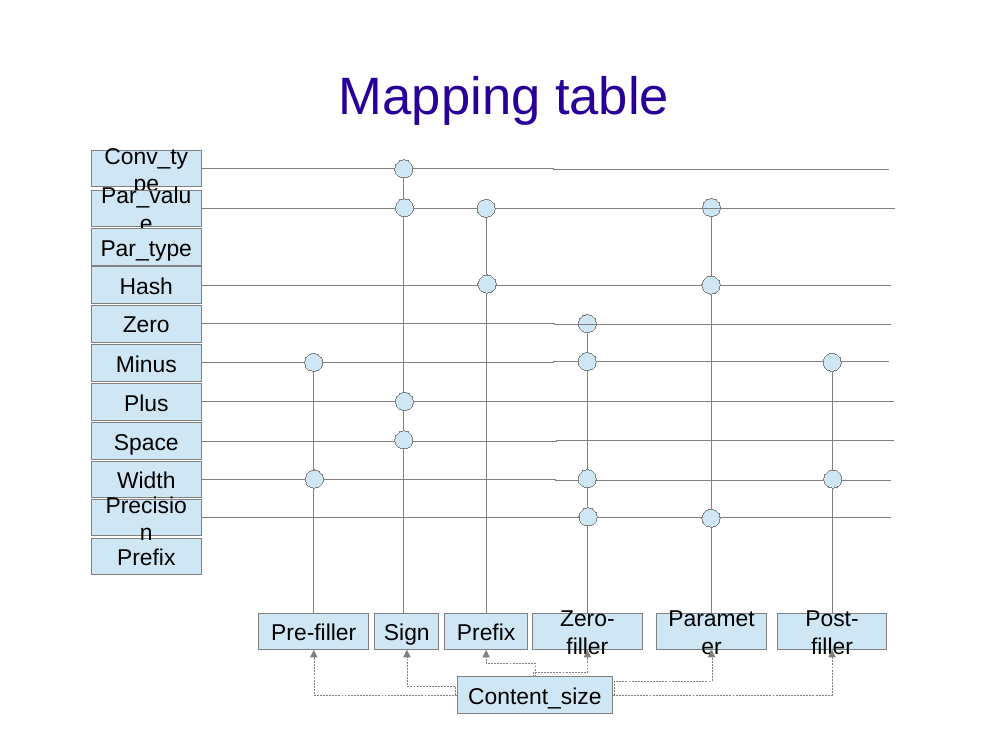
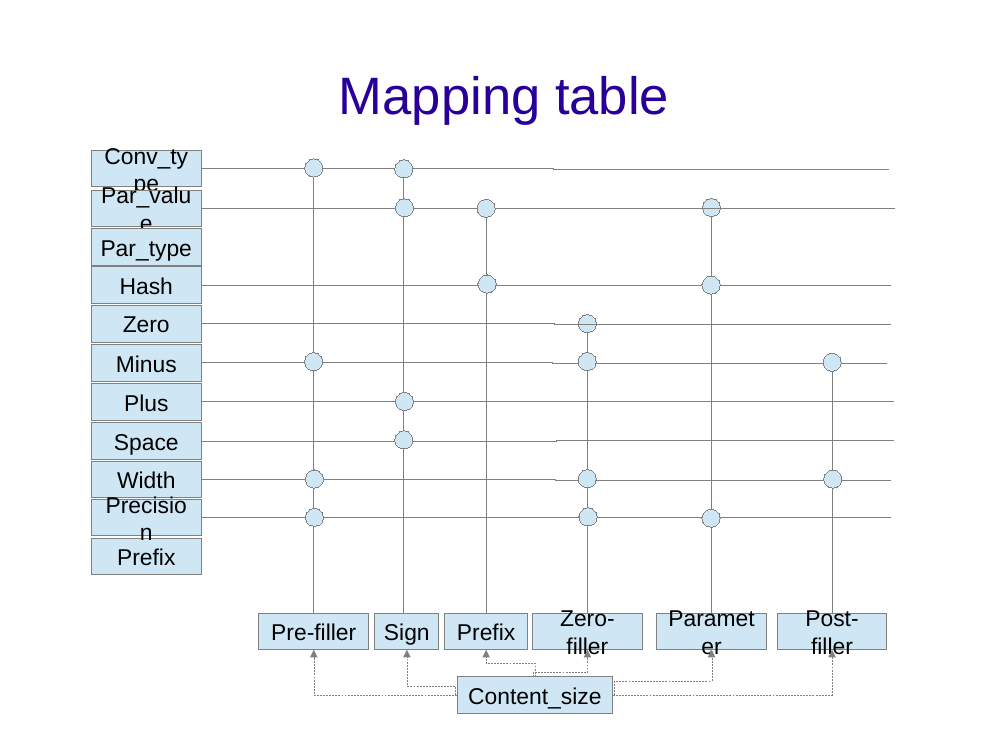
Before and after one commit to jussihyva/libft_printf, a slide deck: slide 2 of doc/Solution.odp. Drawn at 1008x756 pixels with LibreOffice and Linux fonts; fonts in the diff are those of the drawing; background and template pictures are left out. Boxes give left, top, right and bottom in pixels: in the first picture for what was removed or moved away, otherwise in the second. Text is boxed around its words. In the diff, an @@ line names an element or a change of style, - is before the commit and + after.

```diff
--- a/doc/Solution.odp
+++ b/doc/Solution.odp
@@ ellipse moved from (x1=305, y1=353, x2=323, y2=371) to (x1=305, y1=159, x2=323, y2=177) @@
@@ elbow line moved from (314, 614) - (314, 371) to (314, 614) - (314, 177) @@
@@ elbow line (201, 363) - (887, 363): route changed @@
@@ ellipse added at (x1=306, y1=509, x2=324, y2=527), fill #CFE7F5, outline #808080 0 pt @@
```
Also in this commit, not shown: 8 other files.
